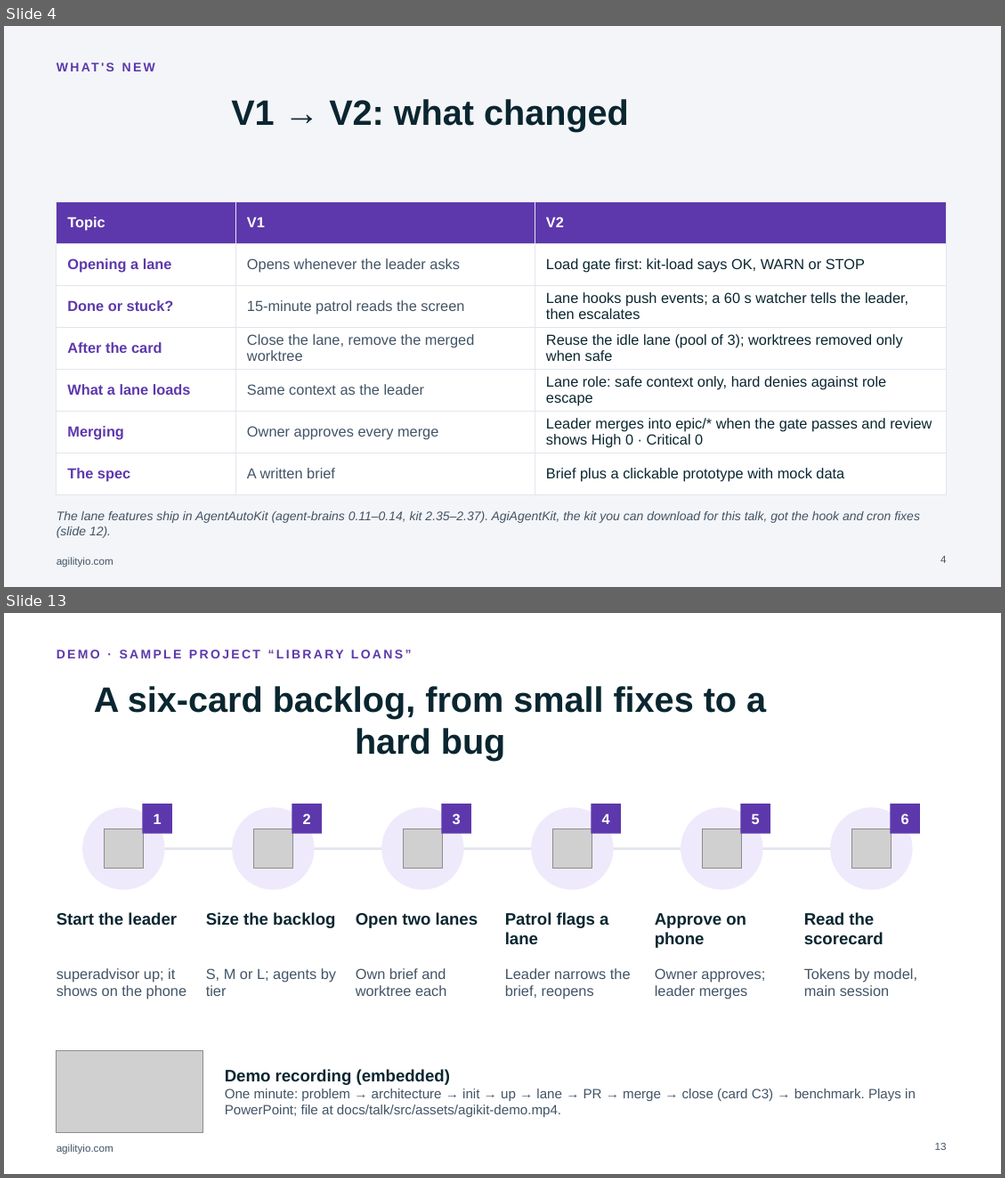
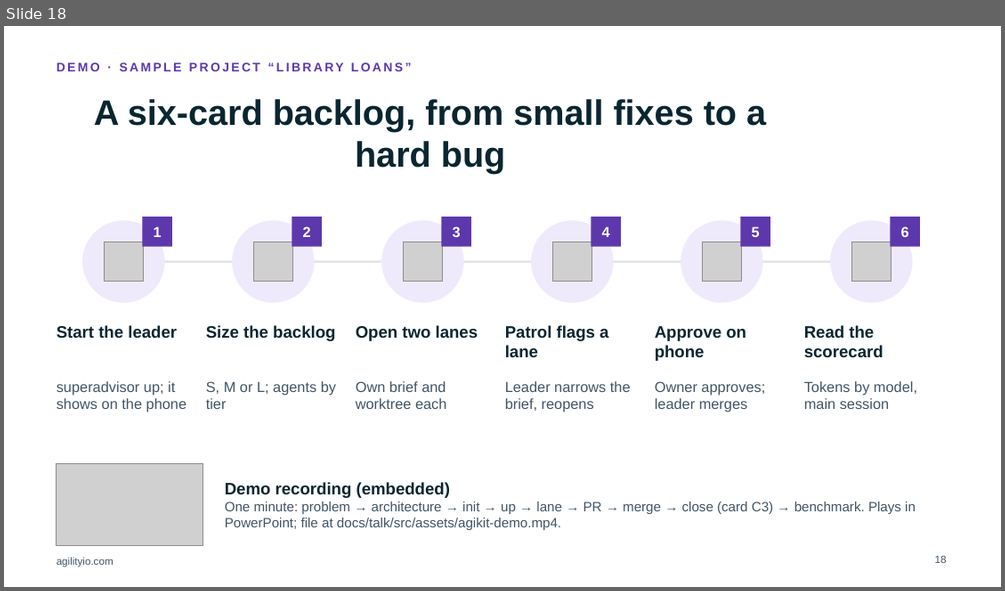
Before and after one commit to trungungtoan-agilityio/AgiAgentKit, a slide deck: docs/talk/v2/Session-Superadvisor-V2-AgilityIO.pptx. Shown one above the other, each under a label of ours: slides 4 and 13 before the commit, slide 18 after it; the slides between them are not shown. The pictures are 1005x1178 and 1005x591 pixels, drawn with LibreOffice and Linux fonts; fonts in the diff are those of the drawing; grey boxes stand for pictures; background and template pictures are left out. Boxes give left, top, right and bottom in pixels: in the first picture for what was removed or moved away, otherwise in the second. Text is boxed around its words. In the diff, an @@ line names an element or a change of style, - is before the commit and + after.

```diff
--- a/docs/talk/v2/Session-Superadvisor-V2-AgilityIO.pptx
+++ b/docs/talk/v2/Session-Superadvisor-V2-AgilityIO.pptx
@@ slide 4 removed at <box>4,26,1001,587</box>, background #F4F5F8; not listed: 1 template element that a slide beside it also shows @@
@@ text removed at <box>106,62,114,71</box> @@
-WHAT'S NEW
@@ title removed at <box>231,99,629,131</box> @@
-V1 → V2: what changed
@@ table removed at <box>57,201,947,485</box>, 7 rows, 3 columns @@
-Topic | V1 | V2
-Opening a lane | Opens whenever the leader asks | Load gate first: kit-load says OK, WARN or STOP
-Done or stuck? | 15-minute patrol reads the screen | Lane hooks push events; a 60 s watcher tells the leader, then escalates
-After the card | Close the lane, remove the merged worktree | Reuse the idle lane (pool of 3); worktrees removed only when safe
-What a lane loads | Same context as the leader | Lane role: safe context only, hard denies against role escape
-Merging | Owner approves every merge | Leader merges into epic/* when the gate passes and review shows High 0 · Critical 0
-The spec | A written brief | Brief plus a clickable prototype with mock data
@@ text removed at <box>57,511,920,538</box> @@
-The lane features ship in AgentAutoKit (agent-brains 0.11–0.14, kit 2.35–2.37). AgiAgentKit, the kit you can download for this talk, got the hook and cron fixes (slide 12).
@@ page number removed at <box>940,556,946,563</box> @@
-4
@@ what was slide 13 is now slide 18 @@
```
Also in this commit, not shown: 12 slides changed, 7 slides added, 1 other slide removed, 11 other files.
